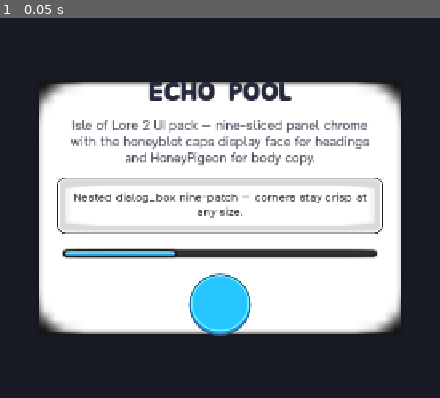
Above: before the commit, frame 1.
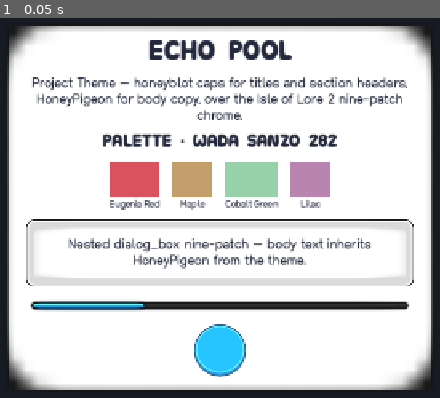
Above: after the commit, the same moment.

Repository: Mezzyface/fugu
Game: Godot game, scene res://scenes/ui_showcase.tscn
Same seed, same stepped clock (60 frames per second), same inputs: the game is played once before the commit and once after it. This scene is started directly instead of the project's main scene.
Inputs:
- Up to frame 1 (0.05 s): no input

The runs differ from the first frame. In frame 1, 62% of the frame differs, in the area x 1-99%, y 2-98%.

Commit message:
[Task] Create project Theme (fonts + Wada Sanzo palette)
Closes #21

Co-Authored-By: Claude Opus 4.8 <noreply@anthropic.com>

Diff:
--- /dev/null
+++ b/game/assets/theme/fugu_theme.tres
@@ -0,0 +1,21 @@
+[gd_resource type="Theme" load_steps=3 format=3 uid="uid://bfugutheme0001"]
+
+[ext_resource type="FontFile" uid="uid://yfrg4cm4ls0o" path="res://assets/ui/fonts/honeyblot_caps.ttf" id="1_title"]
+[ext_resource type="FontFile" uid="uid://dsleynor6qpyl" path="res://assets/ui/fonts/HoneyPigeon.ttf" id="2_body"]
+
+[resource]
+default_font = ExtResource("2_body")
+default_font_size = 22
+Label/colors/font_color = Color(0.14118, 0.16078, 0.23922, 1)
+HeaderLabel/base_type = &"Label"
+HeaderLabel/colors/font_color = Color(0.14118, 0.16078, 0.23922, 1)
+HeaderLabel/fonts/font = ExtResource("1_title")
+HeaderLabel/font_sizes/font_size = 28
+TitleLabel/base_type = &"Label"
+TitleLabel/colors/font_color = Color(0.14118, 0.16078, 0.23922, 1)
+TitleLabel/fonts/font = ExtResource("1_title")
+TitleLabel/font_sizes/font_size = 44
+Palette/colors/cobalt_green = Color(0.588235, 0.819608, 0.666667, 1)
+Palette/colors/eugenia_red = Color(0.854902, 0.321569, 0.364706, 1)
+Palette/colors/lilac = Color(0.72549, 0.517647, 0.686275, 1)
+Palette/colors/maple = Color(0.772549, 0.623529, 0.419608, 1)
--- a/game/main.tscn
+++ b/game/main.tscn
@@ -1,6 +1,7 @@
-[gd_scene load_steps=2 format=3 uid="uid://bfuguma1nscn0"]
+[gd_scene load_steps=3 format=3 uid="uid://bfuguma1nscn0"]
 
 [ext_resource type="Script" path="res://scripts/main.gd" id="1_main"]
+[ext_resource type="Theme" uid="uid://bfugutheme0001" path="res://assets/theme/fugu_theme.tres" id="2_theme"]
 
 [node name="Main" type="Control"]
 layout_mode = 3
@@ -9,6 +10,7 @@
 anchor_bottom = 1.0
 grow_horizontal = 2
 grow_vertical = 2
+theme = ExtResource("2_theme")
 script = ExtResource("1_main")
 
 [node name="Background" type="ColorRect" parent="."]
@@ -35,10 +37,13 @@
 [node name="TitleLabel" type="Label" parent="CenterContainer/VBoxContainer"]
 unique_name_in_owner = true
 layout_mode = 2
+theme_type_variation = &"TitleLabel"
+theme_override_colors/font_color = Color(0.854902, 0.321569, 0.364706, 1)
 text = "Fugu"
 horizontal_alignment = 1
 
 [node name="SubtitleLabel" type="Label" parent="CenterContainer/VBoxContainer"]
 layout_mode = 2
+theme_override_colors/font_color = Color(0.776471, 0.788235, 0.823529, 1)
 text = "Placeholder — gameplay coming soon"
 horizontal_alignment = 1
--- a/game/project.godot
+++ b/game/project.godot
@@ -26,3 +26,7 @@
 [editor_plugins]
 
 enabled=PackedStringArray("res://addons/gut/plugin.cfg")
+
+[gui]
+
+theme/custom="res://assets/theme/fugu_theme.tres"
--- a/game/scenes/ui_showcase.tscn
+++ b/game/scenes/ui_showcase.tscn
@@ -1,12 +1,12 @@
-[gd_scene load_steps=8 format=3 uid="uid://cfuguuishowc0"]
+[gd_scene load_steps=9 format=3 uid="uid://cfuguuishowc0"]
 
 [ext_resource type="Texture2D" uid="uid://b17grhemcitrn" path="res://assets/ui/panels/panel.png" id="1_panel"]
 [ext_resource type="Texture2D" uid="uid://dbr28fkij0714" path="res://assets/ui/panels/dialog_box.png" id="2_dialog"]
 [ext_resource type="Texture2D" uid="uid://dmy7qgatestno" path="res://assets/ui/buttons/button_round_big.png" id="3_button"]
 [ext_resource type="Texture2D" uid="uid://csvdh1qmprng1" path="res://assets/ui/bars/progress_bar_track.png" id="4_bar_track"]
 [ext_resource type="Texture2D" uid="uid://b8y7g3bs6ssh6" path="res://assets/ui/bars/progress_bar_fill.png" id="5_bar_fill"]
-[ext_resource type="FontFile" uid="uid://yfrg4cm4ls0o" path="res://assets/ui/fonts/honeyblot_caps.ttf" id="6_title_font"]
-[ext_resource type="FontFile" uid="uid://dsleynor6qpyl" path="res://assets/ui/fonts/HoneyPigeon.ttf" id="7_body_font"]
+[ext_resource type="Theme" uid="uid://bfugutheme0001" path="res://assets/theme/fugu_theme.tres" id="6_theme"]
+[ext_resource type="Script" path="res://scripts/ui_showcase.gd" id="7_script"]
 
 [node name="UiShowcase" type="Control"]
 layout_mode = 3
@@ -15,6 +15,8 @@
 anchor_bottom = 1.0
 grow_horizontal = 2
 grow_vertical = 2
+theme = ExtResource("6_theme")
+script = ExtResource("7_script")
 
 [node name="Background" type="ColorRect" parent="."]
 layout_mode = 1
@@ -32,10 +34,10 @@
 anchor_top = 0.5
 anchor_right = 0.5
 anchor_bottom = 0.5
-offset_left = -300.0
-offset_top = -210.0
-offset_right = 300.0
-offset_bottom = 210.0
+offset_left = -350.0
+offset_top = -300.0
+offset_right = 350.0
+offset_bottom = 300.0
 grow_horizontal = 2
 grow_vertical = 2
 texture = ExtResource("1_panel")
@@ -52,33 +54,100 @@
 grow_horizontal = 2
 grow_vertical = 2
 theme_override_constants/margin_left = 40
-theme_override_constants/margin_top = 32
+theme_override_constants/margin_top = 30
 theme_override_constants/margin_right = 40
-theme_override_constants/margin_bottom = 32
+theme_override_constants/margin_bottom = 30
 
 [node name="VBox" type="VBoxContainer" parent="Panel/Margin"]
 layout_mode = 2
-theme_override_constants/separation = 18
+theme_override_constants/separation = 16
 
 [node name="Title" type="Label" parent="Panel/Margin/VBox"]
 layout_mode = 2
-theme_override_colors/font_color = Color(0.14118, 0.16078, 0.23922, 1)
-theme_override_fonts/font = ExtResource("6_title_font")
-theme_override_font_sizes/font_size = 44
+theme_type_variation = &"TitleLabel"
 text = "Echo Pool"
 horizontal_alignment = 1
 
 [node name="Body" type="Label" parent="Panel/Margin/VBox"]
 layout_mode = 2
-theme_override_colors/font_color = Color(0.27451, 0.30196, 0.36078, 1)
-theme_override_fonts/font = ExtResource("7_body_font")
-theme_override_font_sizes/font_size = 22
-text = "Isle of Lore 2 UI pack — nine-sliced panel chrome with the honeyblot caps display face for headings and HoneyPigeon for body copy."
+text = "Project Theme — honeyblot caps for titles and section headers, HoneyPigeon for body copy, over the Isle of Lore 2 nine-patch chrome."
 horizontal_alignment = 1
 autowrap_mode = 3
 
+[node name="PaletteHeader" type="Label" parent="Panel/Margin/VBox"]
+layout_mode = 2
+theme_type_variation = &"HeaderLabel"
+text = "Palette · Wada Sanzo 282"
+horizontal_alignment = 1
+
+[node name="Swatches" type="HBoxContainer" parent="Panel/Margin/VBox"]
+unique_name_in_owner = true
+layout_mode = 2
+theme_override_constants/separation = 20
+alignment = 1
+
+[node name="eugenia_red" type="VBoxContainer" parent="Panel/Margin/VBox/Swatches"]
+layout_mode = 2
+theme_override_constants/separation = 6
+
+[node name="Swatch" type="ColorRect" parent="Panel/Margin/VBox/Swatches/eugenia_red"]
+custom_minimum_size = Vector2(64, 56)
+layout_mode = 2
+color = Color(0.854902, 0.321569, 0.364706, 1)
+
+[node name="Caption" type="Label" parent="Panel/Margin/VBox/Swatches/eugenia_red"]
+layout_mode = 2
+theme_override_font_sizes/font_size = 15
+text = "Eugenia Red"
+horizontal_alignment = 1
+
+[node name="maple" type="VBoxContainer" parent="Panel/Margin/VBox/Swatches"]
+layout_mode = 2
+theme_override_constants/separation = 6
+
+[node name="Swatch" type="ColorRect" parent="Panel/Margin/VBox/Swatches/maple"]
+custom_minimum_size = Vector2(64, 56)
+layout_mode = 2
+color = Color(0.772549, 0.623529, 0.419608, 1)
+
+[node name="Caption" type="Label" parent="Panel/Margin/VBox/Swatches/maple"]
+layout_mode = 2
+theme_override_font_sizes/font_size = 15
+text = "Maple"
+horizontal_alignment = 1
+
+[node name="cobalt_green" type="VBoxContainer" parent="Panel/Margin/VBox/Swatches"]
+layout_mode = 2
+theme_override_constants/separation = 6
+
+[node name="Swatch" type="ColorRect" parent="Panel/Margin/VBox/Swatches/cobalt_green"]
+custom_minimum_size = Vector2(64, 56)
+layout_mode = 2
+color = Color(0.588235, 0.819608, 0.666667, 1)
+
+[node name="Caption" type="Label" parent="Panel/Margin/VBox/Swatches/cobalt_green"]
+layout_mode = 2
+theme_override_font_sizes/font_size = 15
+text = "Cobalt Green"
+horizontal_alignment = 1
+
+[node name="lilac" type="VBoxContainer" parent="Panel/Margin/VBox/Swatches"]
+layout_mode = 2
+theme_override_constants/separation = 6
+
+[node name="Swatch" type="ColorRect" parent="Panel/Margin/VBox/Swatches/lilac"]
+custom_minimum_size = Vector2(64, 56)
+layout_mode = 2
+color = Color(0.72549, 0.517647, 0.686275, 1)
+
+[node name="Caption" type="Label" parent="Panel/Margin/VBox/Swatches/lilac"]
+layout_mode = 2
+theme_override_font_sizes/font_size = 15
+text = "Lilac"
+horizontal_alignment = 1
+
 [node name="Dialog" type="NinePatchRect" parent="Panel/Margin/VBox"]
-custom_minimum_size = Vector2(0, 90)
+custom_minimum_size = Vector2(0, 86)
 layout_mode = 2
 size_flags_vertical = 3
 texture = ExtResource("2_dialog")
@@ -93,15 +162,12 @@
 anchor_right = 1.0
 anchor_bottom = 1.0
 offset_left = 20.0
-offset_top = 16.0
+offset_top = 14.0
 offset_right = -20.0
-offset_bottom = -16.0
-grow_horizontal = 2
-grow_vertical = 2
-theme_override_fonts/font = ExtResource("7_body_font")
-theme_override_font_sizes/font_size = 20
-theme_override_colors/font_color = Color(0.20392, 0.20392, 0.20392, 1)
-text = "Nested dialog_box nine-patch — corners stay crisp at any size."
+offset_bottom = -14.0
+grow_horizontal = 2
+grow_vertical = 2
+text = "Nested dialog_box nine-patch — body text inherits HoneyPigeon from the theme."
 horizontal_alignment = 1
 vertical_alignment = 1
 autowrap_mode = 3
@@ -132,7 +198,7 @@
 patch_margin_bottom = 14
 
 [node name="Button" type="TextureButton" parent="Panel/Margin/VBox"]
-custom_minimum_size = Vector2(100, 100)
+custom_minimum_size = Vector2(84, 84)
 layout_mode = 2
 size_flags_horizontal = 4
 texture_normal = ExtResource("3_button")
--- /dev/null
+++ b/game/scripts/ui_showcase.gd
@@ -0,0 +1,20 @@
+extends Control
+## Demo screen for the project Theme (#21).
+##
+## Renders the honeyblot caps / HoneyPigeon faces over the Isle of Lore 2 panel
+## chrome and tints the swatch row from the named Wada Sanzo palette colors so the
+## theme wiring is verified end to end rather than hard-coded per node.
+
+const PALETTE_TYPE := &"Palette"
+
+@onready var _swatches: HBoxContainer = %Swatches
+
+
+func _ready() -> void:
+	for entry: Node in _swatches.get_children():
+		var rect := entry.get_node_or_null("Swatch") as ColorRect
+		if rect == null:
+			continue
+		var color_name := StringName(entry.name)
+		if has_theme_color(color_name, PALETTE_TYPE):
+			rect.color = get_theme_color(color_name, PALETTE_TYPE)
Not shown, added: game/scripts/ui_showcase.gd.uid
Not shown, added: game/tools/screenshot.gd.uid
Not shown, changed: deliverables/manifest.md
Not shown, added: game/assets/licenses/README.md
Not shown, added: screenshots/21/main.png
Not shown, added: screenshots/21/ui_showcase.png
